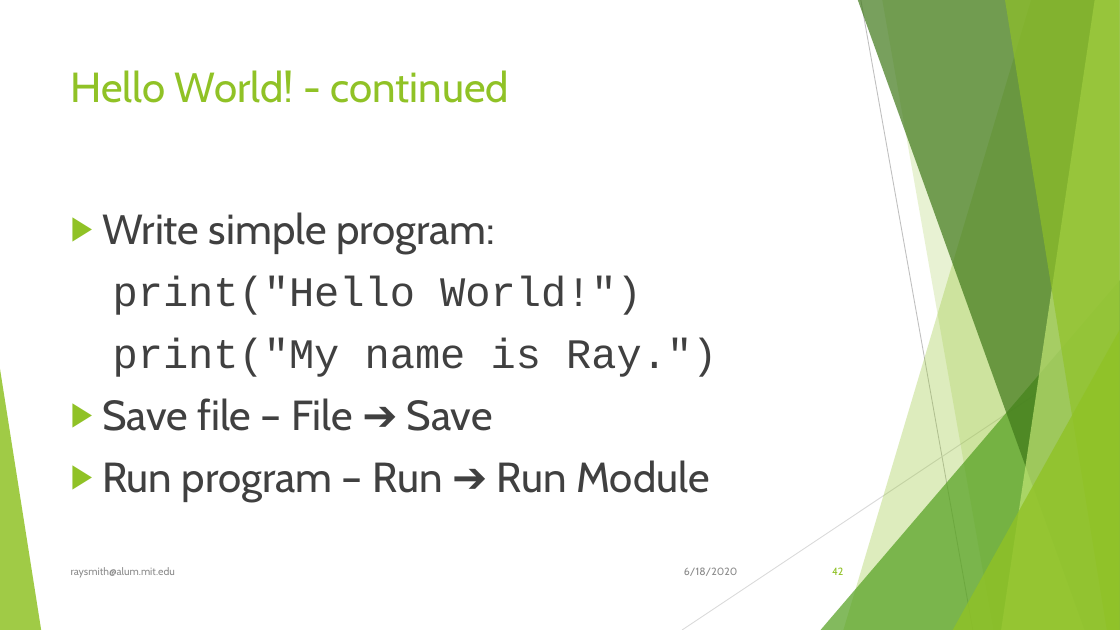
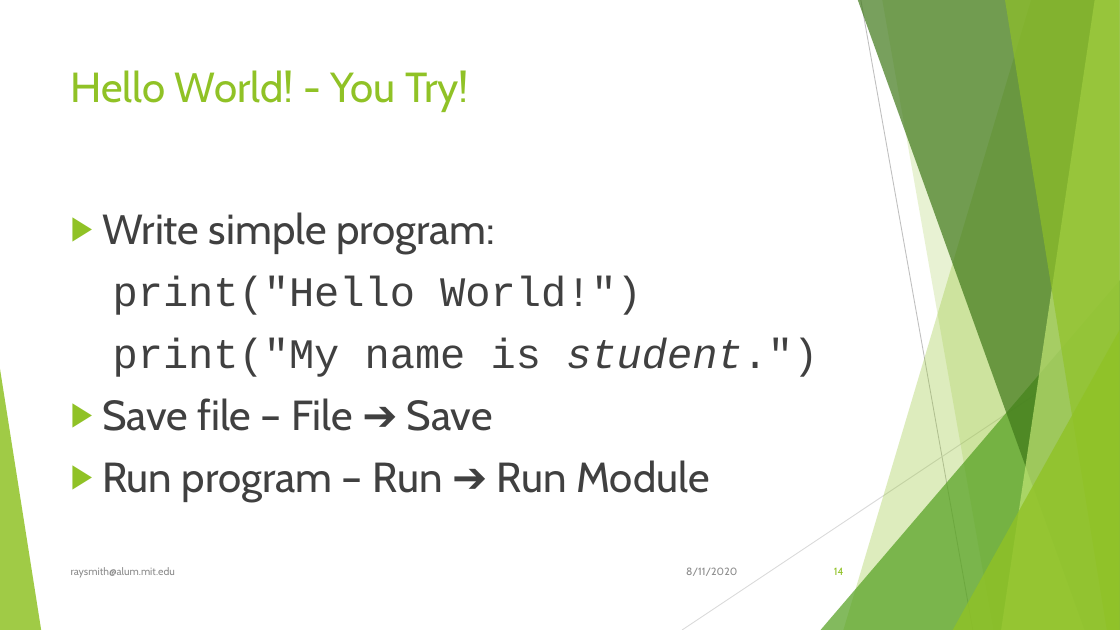
Before and after one commit to raysmith619/Introduction-To-Programming, a slide deck: slide 14 of Docs/Introduction to Proramming Using Python.pptx (slide 42 before the commit). Drawn at 1120x630 pixels with LibreOffice and Linux fonts; fonts in the diff are those of the drawing. Boxes give left, top, right and bottom in pixels: in the first picture for what was removed or moved away, otherwise in the second. Text is boxed around its words. In the diff, an @@ line names an element or a change of style, - is before the commit and + after.

```diff
--- a/Docs/Introduction to Proramming Using Python.pptx
+++ b/Docs/Introduction to Proramming Using Python.pptx
@@ title at (x1=71, y1=70, x2=469, y2=112): text changed @@
-Hello World! - continued
+Hello World! - You Try!
@@ text at (x1=113, y1=338, x2=818, y2=377): text changed @@
-  print("My name is Ray.")
+  print("My name is student.")
@@ text at (x1=686, y1=567, x2=737, y2=576): text changed @@
-6/18/2020
+8/11/2020
@@ page number at (x1=834, y1=567, x2=844, y2=575): text changed @@
-42
+14
```
Also in this commit, not shown: 104 other slides changed, 4 slides added, 1 other file.
